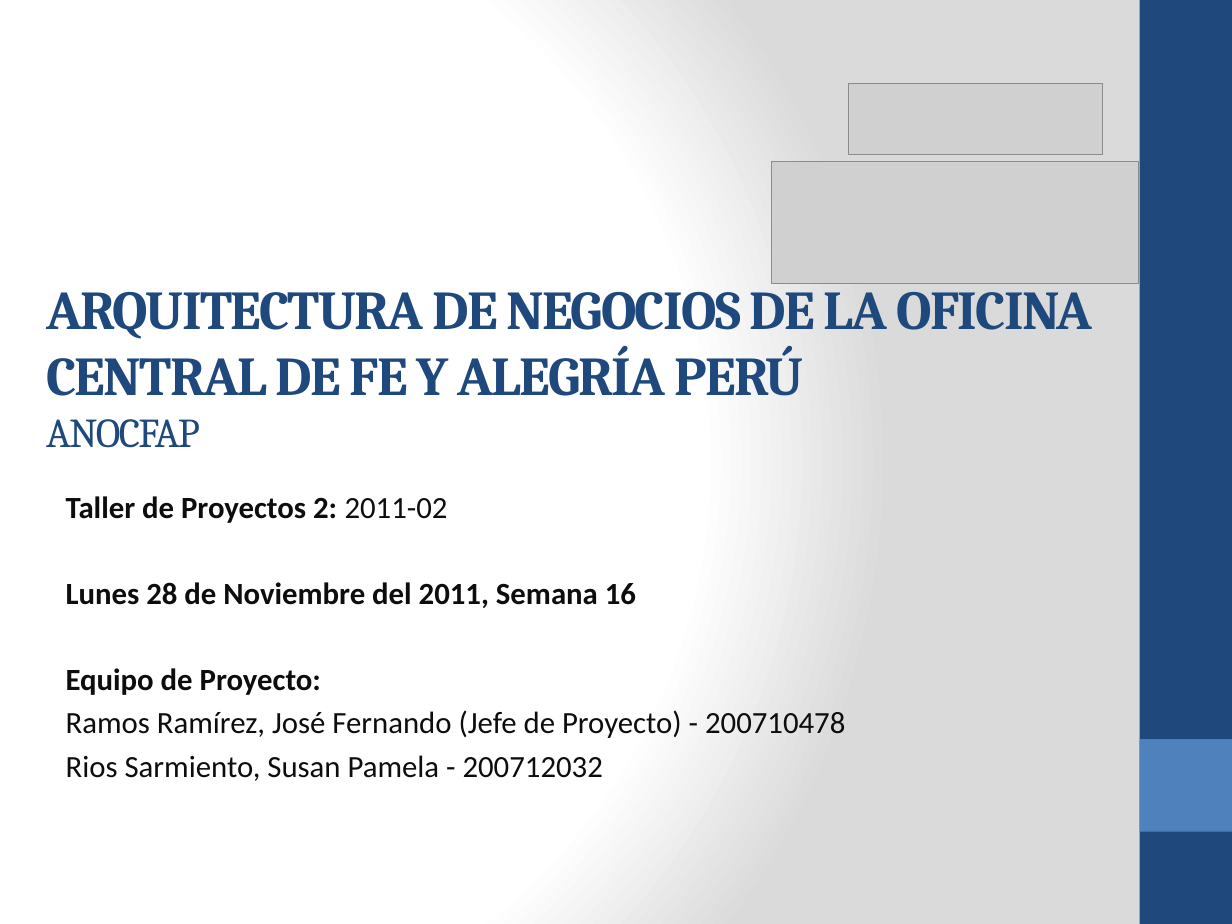
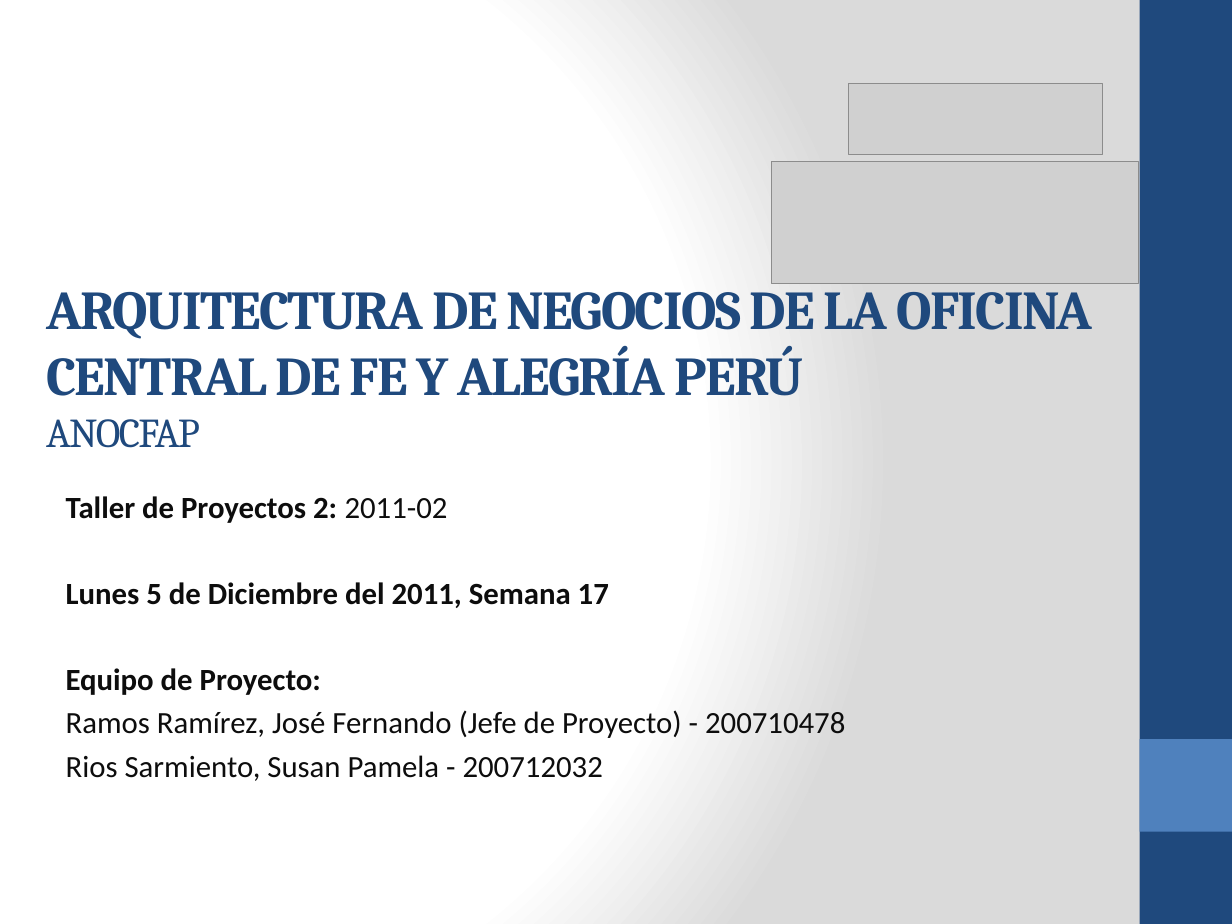
Before and after one commit to cms/proyecto-fya, a slide deck: slide 1 of Presentacion Final Ciclo 2011-02/ANOCFAP-[Presentación Final v3.0].pptx. Drawn at 1232x924 pixels with LibreOffice and Linux fonts; fonts in the diff are those of the drawing; grey boxes stand for pictures. Boxes give left, top, right and bottom in pixels: in the first picture for what was removed or moved away, otherwise in the second. Text is boxed around its words. In the diff, an @@ line names an element or a change of style, - is before the commit and + after.

```diff
--- a/Presentacion Final Ciclo 2011-02/ANOCFAP-[Presentación Final v3.0].pptx
+++ b/Presentacion Final Ciclo 2011-02/ANOCFAP-[Presentación Final v3.0].pptx
@@ subtitle at [66, 582, 609, 608]: text changed @@
-Lunes 28 de Noviembre del 2011, Semana 16
+Lunes 5 de Diciembre del 2011, Semana 17
```
Also in this commit, not shown: 1 other slide changed, 3 slides added, 6 slides removed.
